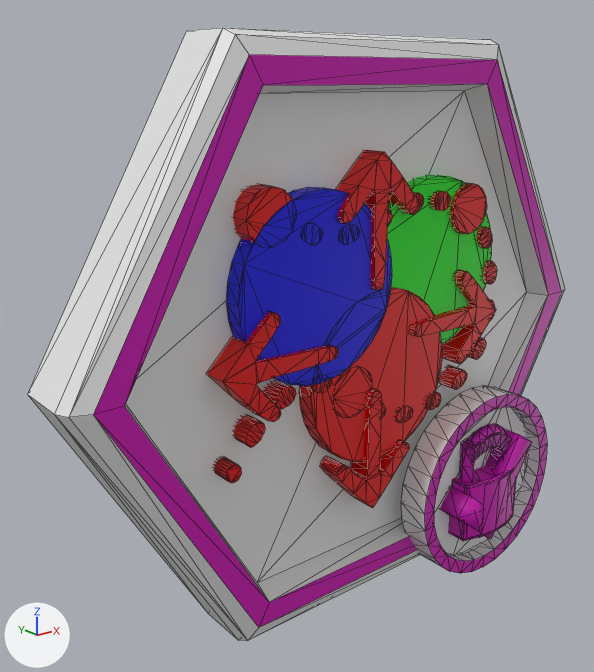
One commit to the COLLADA model Graph/Models/old/planar_complete.dae: the scene before it, then after it.
One viewpoint serves both versions: a 50 mm camera at (-1.67, -1.92, 0.75) aimed at (-0.16, -0.03, 0.0). Arrows for +X, +Y and +Z are at lower left; the lights stay in place. Mesh edges are drawn as thin lines. Where no turn or scale is listed for an object, it has been applied to the vertices. Vertices at the same position are counted once.

The first picture shows 'Hamiltonian', 'Lock', 'Question', 'kColor', 'node'.
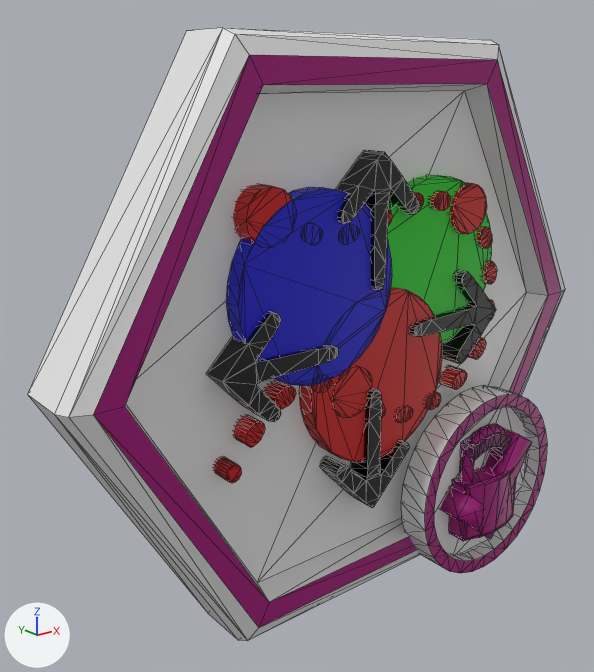
Commit message: Fixed the colors on level select

Pixel boxes [x1, y1, x2, y2] of what changed, in the pictures (594 x 672 px):
'node', recoloured: [66, 28, 565, 630] in both
'kColor', recoloured: [226, 175, 491, 462] in both
'Hamiltonian', recoloured: [217, 183, 497, 483] in both
'Lock', recoloured: [449, 424, 516, 541] in both
'Question', recoloured, shading changed: [461, 433, 511, 538] in both

The edits, one by one:
Material 'Material_002' (mat_material_002) changes colour from green #00e700 to green #00cc00; in linear values from (0.0, 0.8, 0.0) to (0.0, 0.604, 0.0).
Material 'Material_003' (mat_material_003) changes colour from blue #0000e7 to blue #0000cc; in linear values from (0.0, 0.0, 0.8) to (0.0, 0.0, 0.604).
Material 'Material' (mat_material) changes colour from red #e70000 to red #cc0000; in linear values from (0.8, 0.0, 0.0) to (0.604, 0.0, 0.0).
Material 'Material_001' (mat_material_001) changes colour from pink #d100b7 to pink #a30079; in linear values from (0.64, 0.0000724, 0.476) to (0.367, 0.0, 0.192).
Material 'Material_004' (mat_material_004) changes colour from red #e70000 to black #000000; in linear values from (0.8, 0.0, 0.0) to (0.0, 0.0, 0.0).
Material 'Material_001_002' (mat_material_001_002) changes colour from pink #d100b7 to pink #a30079; in linear values from (0.64, 0.0000724, 0.476) to (0.367, 0.0, 0.192).
Material 'Handle1Mtl' (mat_handle1mtl) changes colour from pink #ab0e9d to dark purple #680156; in linear values from (0.407, 0.00448, 0.339) to (0.138, 0.000347, 0.0938).
Material 'Material_005' (mat_material_005) changes colour from red #e70000 to red #cc0000; in linear values from (0.8, 0.0, 0.0) to (0.604, 0.0, 0.0).
me_handle1 has 92 vertices, 176 faces and spans x 0.372..0.595, y -0.31..-0.252, z -0.739..-0.358.
me_handle1 is used by ob_question; location (0.0, 0.0, -0.061).
me_handle1 part 1: edges marked sharp go from 0 to 104.
